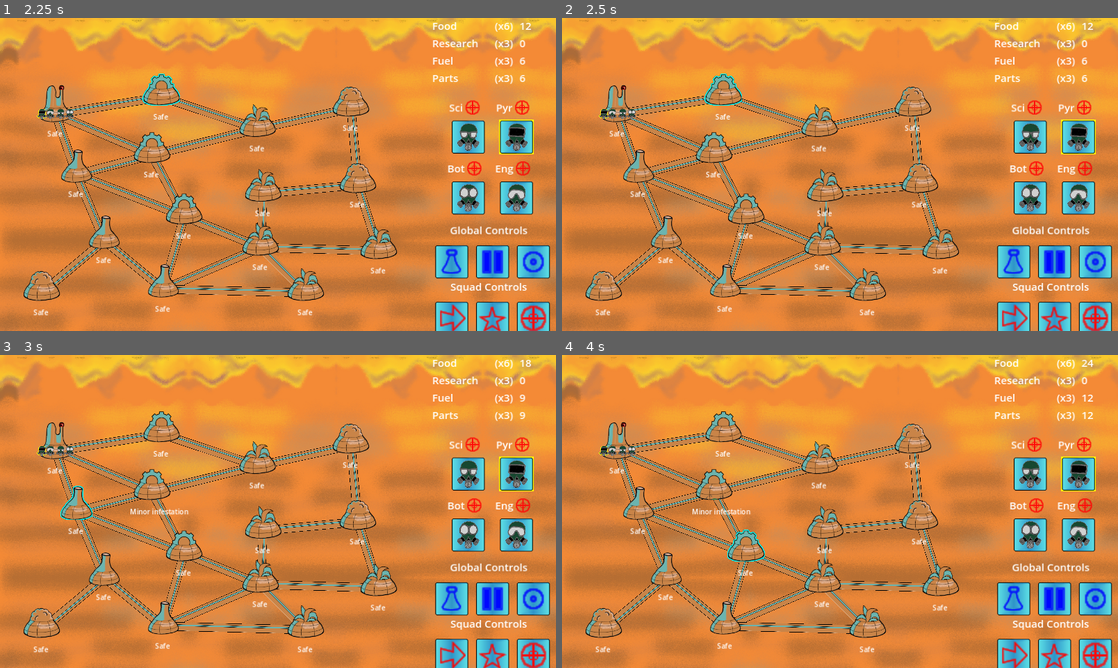
Above: before the commit, frames 1-4 (two rows, left to right).
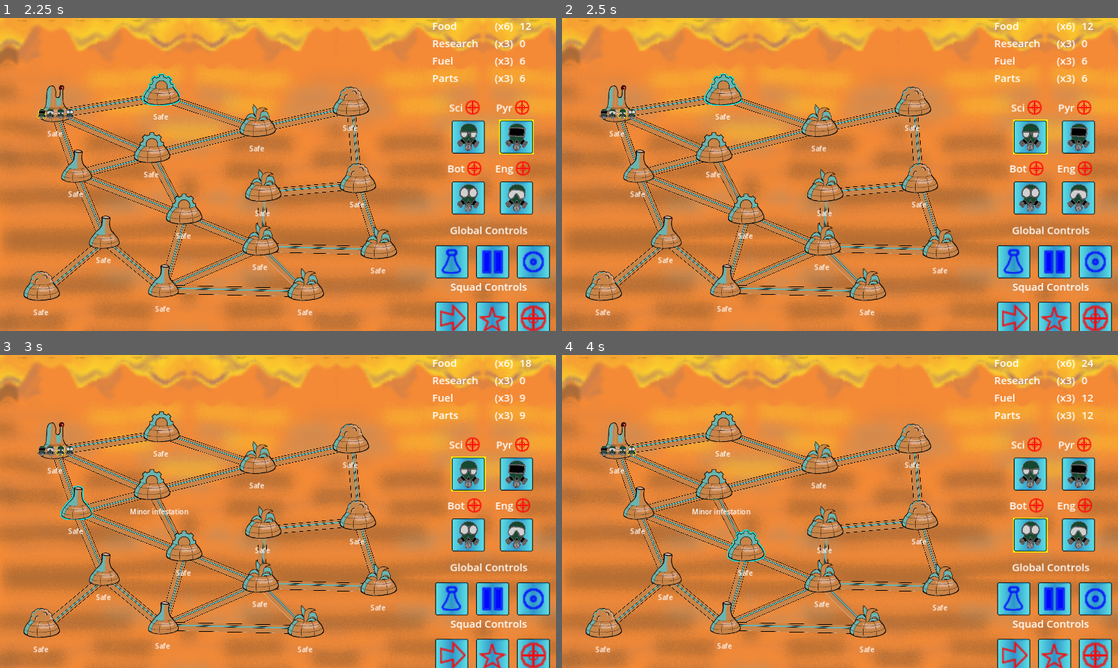
Above: after the commit, the same moments.

Repository: Aveli-games/contra-tentacula
Game: Godot game, scene res://main.tscn
Same seed, same stepped clock (60 frames per second), same inputs: the game is played once before the commit and once after it.
Inputs (mouse positions are in pixels of both pictures, inside the frame that each line leads up to):
- Up to frame 1 (2.25 s): move the mouse to (55, 102) at 0.52 s; hold E (Fight, bound only after the commit) 0.53-1.28 s; click (55, 102) at 0.67 s; tap Q (Move, bound only after the commit) at 0.8, 1.35 s; move the mouse to (150, 143) at 1.27 s; click (150, 143) at 1.42 s; tap W (Special, bound only after the commit) at 1.55 s; move the mouse to (161, 86) at 2.02 s; hold W (Special, bound only after the commit) from 2.03 s (still down); click (161, 86) at 2.17 s
- Up to frame 2 (2.5 s): keep holding W (Special, bound only after the commit); tap 1 (Squad1, bound only after the commit) at 2.3 s
- Up to frame 3 (3 s): tap Enter at 2.75 s; move the mouse to (77, 502) at 2.77 s; release W (Special, bound only after the commit) at 2.78 s; tap 1 (Squad1, bound only after the commit) at 2.85 s; click (77, 502) at 2.92 s
- Up to frame 4 (4 s): tap 2 (Squad2, bound only after the commit) at 3.05 s; tap Space at 3.5 s; move the mouse to (745, 542) at 3.52 s; hold 2 (Squad2, bound only after the commit) from 3.53 s (still down); click (745, 542) at 3.67 s; tap 3 (Squad3, bound only after the commit) at 3.8 s

Frame 1 is identical in both runs. In frame 2, 0.2% of the frame differs, in the area x 6-96%, y 29-44%; in frame 3, 0.2%; in frame 4, 0.2%.

Commit message:
Hotkeys!

Diff:
--- a/project.godot
+++ b/project.godot
@@ -25,3 +25,41 @@
 window/size/viewport_width=1280
 window/size/viewport_height=720
 window/stretch/mode="canvas_items"
+
+[input]
+
+Move={
+"deadzone": 0.5,
+"events": [Object(InputEventKey,"resource_local_to_scene":false,"resource_name":"","device":-1,"window_id":0,"alt_pressed":false,"shift_pressed":false,"ctrl_pressed":false,"meta_pressed":false,"pressed":false,"keycode":0,"physical_keycode":81,"key_label":0,"unicode":113,"echo":false,"script":null)
+]
+}
+Special={
+"deadzone": 0.5,
+"events": [Object(InputEventKey,"resource_local_to_scene":false,"resource_name":"","device":-1,"window_id":0,"alt_pressed":false,"shift_pressed":false,"ctrl_pressed":false,"meta_pressed":false,"pressed":false,"keycode":0,"physical_keycode":87,"key_label":0,"unicode":119,"echo":false,"script":null)
+]
+}
+Fight={
+"deadzone": 0.5,
+"events": [Object(InputEventKey,"resource_local_to_scene":false,"resource_name":"","device":-1,"window_id":0,"alt_pressed":false,"shift_pressed":false,"ctrl_pressed":false,"meta_pressed":false,"pressed":false,"keycode":0,"physical_keycode":69,"key_label":0,"unicode":101,"echo":false,"script":null)
+]
+}
+Squad1={
+"deadzone": 0.5,
+"events": [Object(InputEventKey,"resource_local_to_scene":false,"resource_name":"","device":-1,"window_id":0,"alt_pressed":false,"shift_pressed":false,"ctrl_pressed":false,"meta_pressed":false,"pressed":false,"keycode":0,"physical_keycode":49,"key_label":0,"unicode":49,"echo":false,"script":null)
+]
+}
+Squad2={
+"deadzone": 0.5,
+"events": [Object(InputEventKey,"resource_local_to_scene":false,"resource_name":"","device":-1,"window_id":0,"alt_pressed":false,"shift_pressed":false,"ctrl_pressed":false,"meta_pressed":false,"pressed":false,"keycode":0,"physical_keycode":50,"key_label":0,"unicode":50,"echo":false,"script":null)
+]
+}
+Squad3={
+"deadzone": 0.5,
+"events": [Object(InputEventKey,"resource_local_to_scene":false,"resource_name":"","device":-1,"window_id":0,"alt_pressed":false,"shift_pressed":false,"ctrl_pressed":false,"meta_pressed":false,"pressed":false,"keycode":0,"physical_keycode":51,"key_label":0,"unicode":51,"echo":false,"script":null)
+]
+}
+Squad4={
+"deadzone": 0.5,
+"events": [null, Object(InputEventKey,"resource_local_to_scene":false,"resource_name":"","device":-1,"window_id":0,"alt_pressed":false,"shift_pressed":false,"ctrl_pressed":false,"meta_pressed":false,"pressed":false,"keycode":0,"physical_keycode":52,"key_label":0,"unicode":52,"echo":false,"script":null)
+]
+}
--- a/squad.gd
+++ b/squad.gd
@@ -69,6 +69,21 @@
 	if event is InputEventMouseButton:
 		if event.button_index == MOUSE_BUTTON_LEFT and event.pressed:
 			selected.emit(self)
+
+func _input(event):
+	match squad_type:
+		Globals.SquadType.SCIENTIST:
+			if event.is_action_pressed("Squad1"):
+				selected.emit(self)
+		Globals.SquadType.PYRO:
+			if event.is_action_pressed("Squad2"):
+				selected.emit(self)
+		Globals.SquadType.BOTANIST:
+			if event.is_action_pressed("Squad3"):
+				selected.emit(self)
+		Globals.SquadType.ENGINEER:
+			if event.is_action_pressed("Squad4"):
+				selected.emit(self)
 
 func _physics_process(delta):
 	if target_position && global_position.distance_to(target_position) > 3:
--- a/ui.gd
+++ b/ui.gd
@@ -39,6 +39,14 @@
 	Input.set_custom_mouse_cursor(button.get_icon())
 	action_selected.emit(Globals.ActionType.FIGHT)
 
+func _input(event):
+	if event.is_action_pressed("Move"):
+		_on_move_button_selected($RightSidebar/ControlsDisplay/SquadControls/MoveButton)
+	if event.is_action_pressed("Special"):
+		_on_special_button_selected($RightSidebar/ControlsDisplay/SquadControls/SpecialButton)
+	if event.is_action_pressed("Fight"):
+		_on_fight_button_selected($RightSidebar/ControlsDisplay/SquadControls/FightButton)
+
 func add_resource_producer(resource_type, change):
 	resource_producers[resource_type] += change
 	match resource_type:
